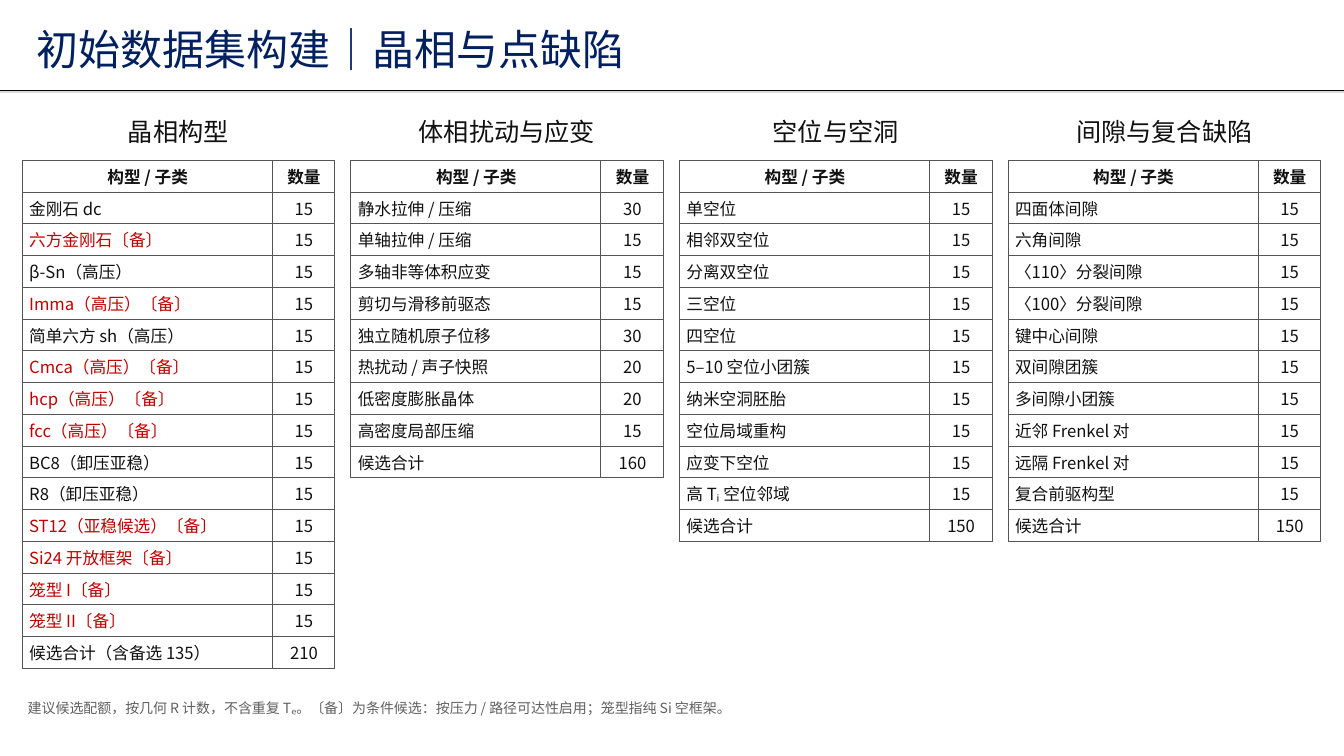
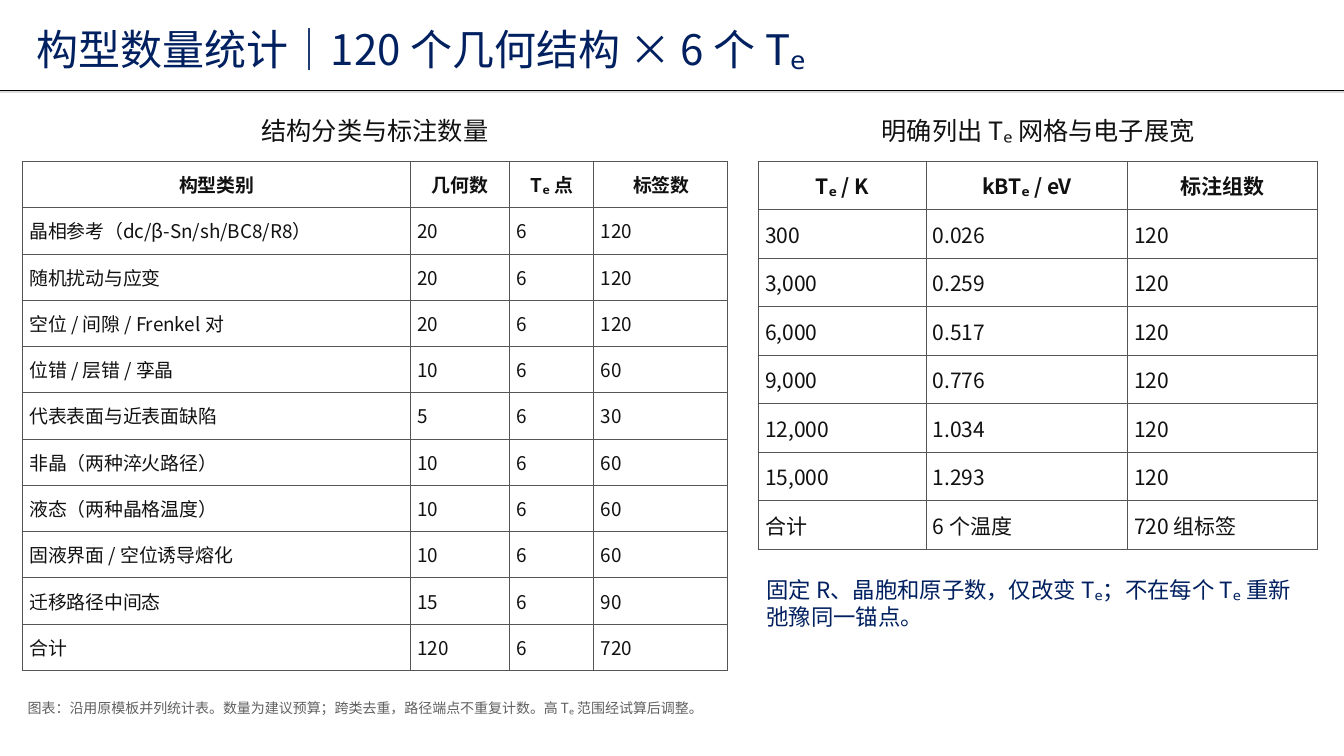
Before and after one commit to Sonnyn207/initial-dataset-configuration, a slide deck: slide 2 of deliverables/Si_Te_Initial_Dataset_5slides.pptx. Drawn at 1344x756 pixels with LibreOffice and Linux fonts; fonts in the diff are those of the drawing. Boxes give left, top, right and bottom in pixels: in the first picture for what was removed or moved away, otherwise in the second. Text is boxed around its words. In the diff, an @@ line names an element or a change of style, - is before the commit and + after.

```diff
--- a/deliverables/Si_Te_Initial_Dataset_5slides.pptx
+++ b/deliverables/Si_Te_Initial_Dataset_5slides.pptx
@@ text at (x1=37, y1=28, x2=806, y2=70): text changed @@
-初始数据集构建｜晶相与点缺陷
+构型数量统计｜120 个几何结构 × 6 个 Tₑ
@@ text at (x1=262, y1=118, x2=489, y2=142): text changed @@
-晶相构型
+结构分类与标注数量
@@ text removed at (x1=419, y1=119, x2=595, y2=143) @@
-体相扰动与应变
@@ text removed at (x1=773, y1=119, x2=899, y2=143) @@
-空位与空洞
@@ text added at (x1=882, y1=118, x2=1194, y2=143), 18 pt, text #111111 @@
+明确列出 Tₑ 网格与电子展宽
@@ text removed at (x1=1076, y1=120, x2=1252, y2=143) @@
-间隙与复合缺陷
@@ table removed at (x1=22, y1=160, x2=335, y2=668), 16 rows, 2 columns @@
-构型 / 子类 | 数量
-金刚石 dc | 15
-六方金刚石〔备〕 | 15
-β-Sn（高压） | 15
-Imma（高压）〔备〕 | 15
-简单六方 sh（高压） | 15
-Cmca（高压）〔备〕 | 15
-hcp（高压）〔备〕 | 15
-fcc（高压）〔备〕 | 15
-BC8（卸压亚稳） | 15
-R8（卸压亚稳） | 15
-ST12（亚稳候选）〔备〕 | 15
-Si24 开放框架〔备〕 | 15
-笼型 I〔备〕 | 15
-笼型 II〔备〕 | 15
-候选合计（含备选 135） | 210
@@ table added at (x1=22, y1=161, x2=728, y2=670), 11 rows, 4 columns @@
+构型类别 | 几何数 | Tₑ 点 | 标签数
+晶相参考（dc/β-Sn/sh/BC8/R8） | 20 | 6 | 120
+随机扰动与应变 | 20 | 6 | 120
+空位 / 间隙 / Frenkel 对 | 20 | 6 | 120
+位错 / 层错 / 孪晶 | 10 | 6 | 60
+代表表面与近表面缺陷 | 5 | 6 | 30
+非晶（两种淬火路径） | 10 | 6 | 60
+液态（两种晶格温度） | 10 | 6 | 60
+固液界面 / 空位诱导熔化 | 10 | 6 | 60
+迁移路径中间态 | 15 | 6 | 90
+合计 | 120 | 6 | 720
@@ table removed at (x1=351, y1=160, x2=663, y2=478), 10 rows, 2 columns @@
-构型 / 子类 | 数量
-静水拉伸 / 压缩 | 30
-单轴拉伸 / 压缩 | 15
-多轴非等体积应变 | 15
-剪切与滑移前驱态 | 15
-独立随机原子位移 | 30
-热扰动 / 声子快照 | 20
-低密度膨胀晶体 | 20
-高密度局部压缩 | 15
-候选合计 | 160
@@ table removed at (x1=680, y1=160, x2=992, y2=541), 12 rows, 2 columns @@
-构型 / 子类 | 数量
-单空位 | 15
-相邻双空位 | 15
-分离双空位 | 15
-三空位 | 15
-四空位 | 15
-5–10 空位小团簇 | 15
-纳米空洞胚胎 | 15
-空位局域重构 | 15
-应变下空位 | 15
-高 Tᵢ 空位邻域 | 15
-候选合计 | 150
@@ table added at (x1=758, y1=161, x2=1318, y2=549), 8 rows, 3 columns @@
+Tₑ / K | kBTₑ / eV | 标注组数
+300 | 0.026 | 120
+3,000 | 0.259 | 120
+6,000 | 0.517 | 120
+9,000 | 0.776 | 120
+12,000 | 1.034 | 120
+15,000 | 1.293 | 120
+合计 | 6 个温度 | 720 组标签
@@ table removed at (x1=1008, y1=160, x2=1321, y2=541), 12 rows, 2 columns @@
-构型 / 子类 | 数量
-四面体间隙 | 15
-六角间隙 | 15
-〈110〉分裂间隙 | 15
-〈100〉分裂间隙 | 15
-键中心间隙 | 15
-双间隙团簇 | 15
-多间隙小团簇 | 15
-近邻 Frenkel 对 | 15
-远隔 Frenkel 对 | 15
-复合前驱构型 | 15
-候选合计 | 150
@@ text added at (x1=767, y1=579, x2=1291, y2=627), 16 pt, text #002060 @@
+固定 R、晶胞和原子数，仅改变 Tₑ；不在每个 Tₑ 重新弛豫同一锚点。
@@ text at (x1=28, y1=701, x2=703, y2=715): text changed @@
-建议候选配额，按几何 R 计数，不含重复 Tₑ。〔备〕为条件候选：按压力 / 路径可达性启用；笼型指纯 Si 空框架。
+图表：沿用原模板并列统计表。数量为建议预算；跨类去重，路径端点不重复计数。高 Tₑ 范围经试算后调整。
```
Also in this commit, not shown: 3 other slides changed, 1 slide added, 1 slide removed, 1 other file.
